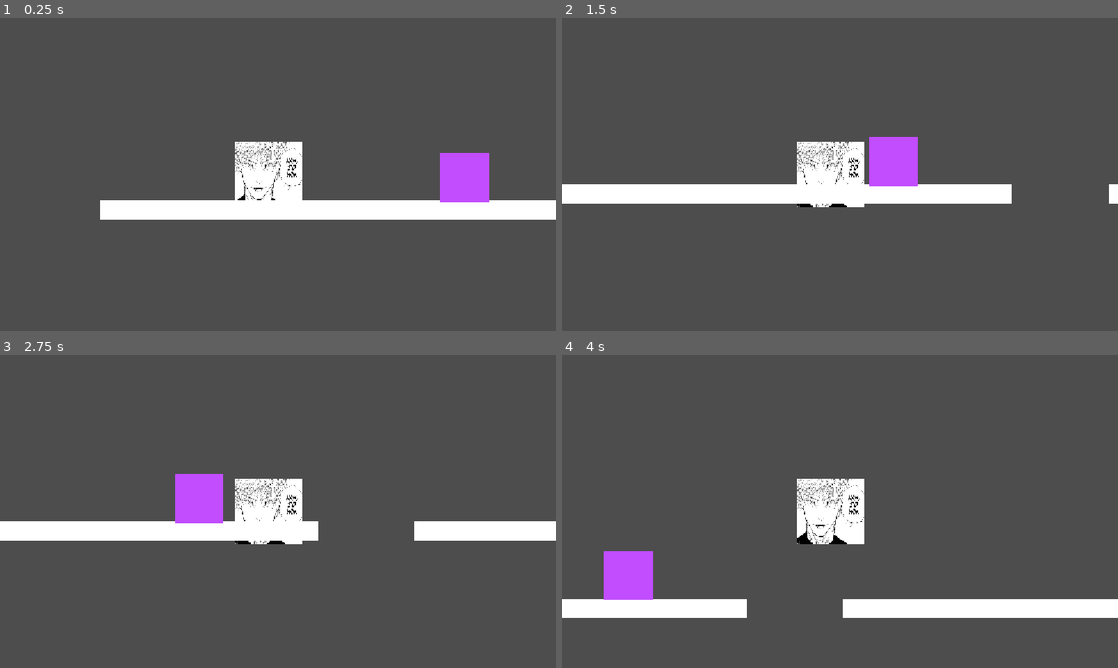
Above: before the commit, frames 1-4 (two rows, left to right).
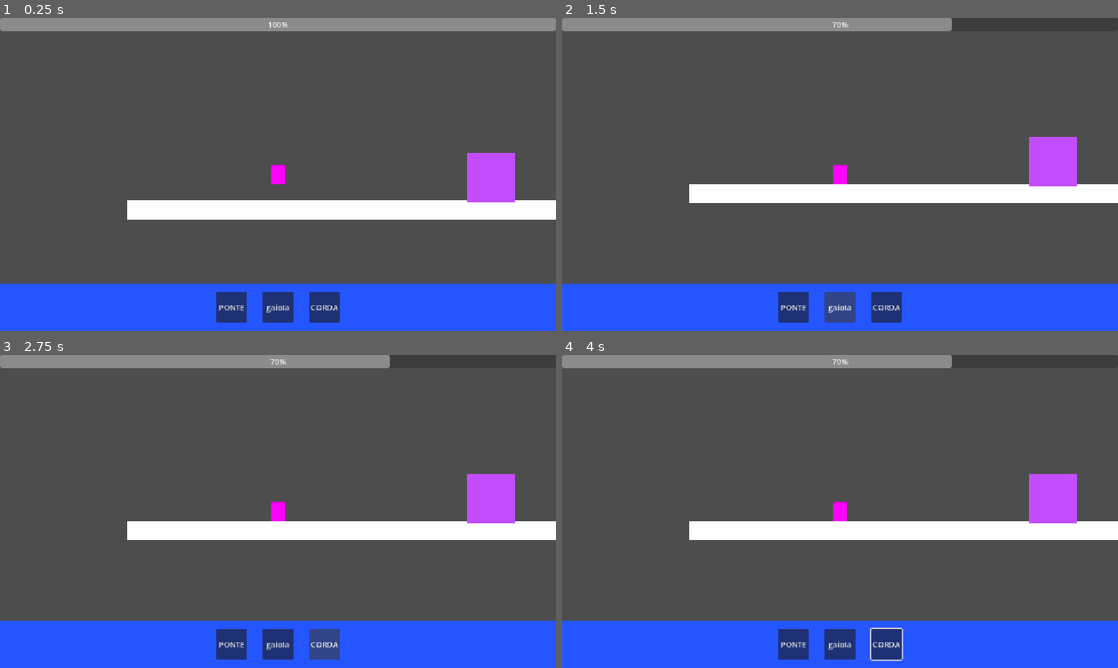
Above: after the commit, the same moments.

Repository: HericoSouza/ChamberEvoker
Game: Godot game, scene res://fase_1.tscn
Same seed, same stepped clock (60 frames per second), same inputs: the game is played once before the commit and once after it. Before the commit the project has no main scene; this scene is started directly in both runs.
Inputs (mouse positions are in pixels of both pictures, inside the frame that each line leads up to):
- Up to frame 1 (0.25 s): no input
- Up to frame 2 (1.5 s): click (795, 305) at 0.5 s, where only the run after the commit has a clickable "PONTE"; click (840, 305) at 1.25 s, where only the run after the commit has a clickable "gaiola"
- Up to frame 3 (2.75 s): click (322, 642) at 2 s, where only the run after the commit has a clickable "CORDA"
- Up to frame 4 (4 s): tap Enter (ui_accept) at 2.75 s; move the mouse to (962, 495) at 2.77 s; hold Right (ui_right) from 2.78 s (still down); tap 2 (invocar_corda) at 2.85 s; tap Space (pular) at 3.02, 3.32, 3.77 s; tap 3 (invocar_parede) at 3.05, 3.6 s; move the mouse to (728, 527) at 3.52 s; tap 1 (invocar_ponte) at 3.8 s

The runs differ from the first frame. In frame 1, 23% of the frame differs, in the area x 0-100%, y 0-100%; in frame 2, 25%; in frame 3, 25%; in frame 4, 32%.

Commit message:
Sistema de spawnar ponte na posição do mouse, ui e adição de controle do movimento do jogador

Diff:
--- a/esqueleto.tscn
+++ b/Esqueleto/esqueleto.tscn
@@ -1,6 +1,6 @@
 [gd_scene format=3 uid="uid://c8ptyh8bscwiw"]
 
-[ext_resource type="Script" uid="uid://dadu1t5ru6iyx" path="res://esqueleto.gd" id="1_fl07q"]
+[ext_resource type="Script" uid="uid://dadu1t5ru6iyx" path="res://Esqueleto/esqueleto.gd" id="1_fl07q"]
 
 [sub_resource type="RectangleShape2D" id="RectangleShape2D_7byxd"]
 size = Vector2(36, 54)
--- /dev/null
+++ b/Globals/globals.gd
@@ -0,0 +1,7 @@
+class_name Globals
+extends Node
+
+static var bridge = preload("res://Spawnables/ponte.tscn")
+
+static var skele_horde = preload("res://horda_esqueletos.tscn")
+static var wall = preload("res://parede_horda.tscn")
--- /dev/null
+++ b/Player/Player.tscn
@@ -0,0 +1,26 @@
+[gd_scene format=3 uid="uid://nxeqw4ay2vqx"]
+
+[ext_resource type="Script" uid="uid://xxd2dit63gn8" path="res://Player/mago.gd" id="1_q3lat"]
+[ext_resource type="PackedScene" uid="uid://b8mjmpx3yo0ti" path="res://Player/PlayerUI.tscn" id="3_tok1r"]
+
+[sub_resource type="PlaceholderTexture2D" id="PlaceholderTexture2D_sch1g"]
+size = Vector2(30, 40)
+
+[sub_resource type="RectangleShape2D" id="RectangleShape2D_7byxd"]
+size = Vector2(30, 40)
+
+[node name="Mago" type="CharacterBody2D" unique_id=718686967]
+script = ExtResource("1_q3lat")
+
+[node name="Camera2D" type="Camera2D" parent="." unique_id=1112705603]
+
+[node name="CanvasLayer" type="CanvasLayer" parent="Camera2D" unique_id=1893695061]
+
+[node name="PlayerUi" parent="Camera2D/CanvasLayer" unique_id=710461485 node_paths=PackedStringArray("player") instance=ExtResource("3_tok1r")]
+player = NodePath("../../..")
+
+[node name="Sprite2D" type="Sprite2D" parent="." unique_id=591884960]
+texture = SubResource("PlaceholderTexture2D_sch1g")
+
+[node name="CollisionShape2D" type="CollisionShape2D" parent="." unique_id=305724556]
+shape = SubResource("RectangleShape2D_7byxd")
--- /dev/null
+++ b/Player/PlayerUI.tscn
@@ -0,0 +1,62 @@
+[gd_scene format=3 uid="uid://b8mjmpx3yo0ti"]
+
+[ext_resource type="Script" uid="uid://djf8tq317tylk" path="res://Player/player_ui.gd" id="1_qbo8c"]
+
+[node name="PlayerUi" type="Control" unique_id=1923991655]
+layout_mode = 3
+anchors_preset = 15
+anchor_right = 1.0
+anchor_bottom = 1.0
+grow_horizontal = 2
+grow_vertical = 2
+script = ExtResource("1_qbo8c")
+
+[node name="ColorRect" type="ColorRect" parent="." unique_id=46303751]
+layout_mode = 1
+anchors_preset = -1
+anchor_top = 0.85
+anchor_right = 1.0
+anchor_bottom = 1.0
+grow_horizontal = 2
+grow_vertical = 0
+color = Color(0.14483374, 0.33165124, 1, 1)
+
+[node name="HBoxContainer" type="HBoxContainer" parent="ColorRect" unique_id=1018422723]
+layout_mode = 1
+anchors_preset = 15
+anchor_right = 1.0
+anchor_bottom = 1.0
+grow_horizontal = 2
+grow_vertical = 2
+theme_override_constants/separation = 32
+alignment = 1
+
+[node name="BridgeButton" type="Button" parent="ColorRect/HBoxContainer" unique_id=1333473448]
+custom_minimum_size = Vector2(64, 64)
+layout_mode = 2
+size_flags_vertical = 4
+text = "PONTE"
+
+[node name="CageButton" type="Button" parent="ColorRect/HBoxContainer" unique_id=1056256436]
+custom_minimum_size = Vector2(64, 64)
+layout_mode = 2
+size_flags_vertical = 4
+text = "gaiola"
+
+[node name="RopeButton" type="Button" parent="ColorRect/HBoxContainer" unique_id=1300869251]
+custom_minimum_size = Vector2(64, 64)
+layout_mode = 2
+size_flags_vertical = 4
+text = "CORDA"
+
+[node name="ManaBar" type="ProgressBar" parent="." unique_id=403347780]
+layout_mode = 1
+anchors_preset = 10
+anchor_right = 1.0
+offset_bottom = 27.0
+grow_horizontal = 2
+value = 100.0
+
+[connection signal="pressed" from="ColorRect/HBoxContainer/BridgeButton" to="." method="_on_bridge_button_pressed"]
+[connection signal="pressed" from="ColorRect/HBoxContainer/CageButton" to="." method="_on_cage_button_pressed"]
+[connection signal="pressed" from="ColorRect/HBoxContainer/RopeButton" to="." method="_on_rope_button_pressed"]
--- /dev/null
+++ b/Player/mago.gd
@@ -0,0 +1,91 @@
+class_name Player
+extends CharacterBody2D
+
+const VELOCIDADE = 220.0
+const GRAVIDADE = 980.0
+const VELOCIDADE_PULO = -1100.0
+const TEMPO_ATE_REINICIAR = 0.8
+
+var poco_atual: Area2D = null
+var pendurado_na_corda = false
+var altura_pendurado: float = 0.0
+var suporte_corda: Area2D = null
+
+@onready var ui = $PlayerUi
+var mana: float = 100
+var max_mana: float = 100
+var curr_selected_spawnable: spawnable = spawnable.NONE
+
+var bridge_cost: float = 30
+var rope_cost: float
+var cage_cost: float
+
+var bridge_scene: PackedScene = Globals.bridge
+var rope_scene: PackedScene
+var cage_scene: PackedScene
+
+enum spawnable {
+	BRIDGE,ROPE,CAGE,NONE
+}
+
+func _physics_process(delta: float) -> void:
+	handle_controls(delta)
+
+	if pendurado_na_corda:
+		velocity.y = 0.0
+		global_position.y = altura_pendurado
+	elif is_on_floor():
+		velocity.y = 0.0
+	else:
+		velocity.y += GRAVIDADE * delta
+	#me recordo de que era pra ele não poder pular então tirei a parte do pulo
+
+	move_and_slide()
+
+
+func iniciar_pendurado(altura: float, obstaculo: Area2D) -> void:
+	pendurado_na_corda = true
+	altura_pendurado = altura
+	suporte_corda = obstaculo
+	velocity.y = 0.0
+	global_position.y = altura_pendurado
+
+
+func liberar_corda() -> void:
+	pendurado_na_corda = false
+	suporte_corda = null
+	velocity.y = 0.0
+
+func falhar() -> void:
+
+	print("Falha! A fase será reiniciada.")
+
+	get_tree().reload_current_scene()
+
+func handle_controls(delta: float) -> void:
+	var dir := Input.get_axis("a","d")
+	if dir:
+		velocity.x = dir*VELOCIDADE
+	else:
+		velocity.x = move_toward(velocity.x, 0.0, VELOCIDADE)
+	if (Input.is_action_just_pressed("mouse1")):
+		handle_spawns()
+	if (Input.is_action_just_pressed("r")):
+		falhar()
+
+func handle_spawns() -> void:
+	match curr_selected_spawnable:
+		spawnable.NONE:
+			return
+		spawnable.BRIDGE:
+			if (bridge_cost <= mana):
+				mana -= bridge_cost
+				var s: StaticBody2D = bridge_scene.instantiate()
+				s.global_position = get_global_mouse_position()
+				add_sibling(s)
+				curr_selected_spawnable = spawnable.NONE
+		#fazer o mesmo pra esses 2
+		spawnable.ROPE:
+			pass
+		spawnable.CAGE:
+			pass
--- /dev/null
+++ b/Player/new_script.gd
@@ -0,0 +1,25 @@
+extends CharacterBody2D
+
+
+const SPEED = 300.0
+const JUMP_VELOCITY = -400.0
+
+
+func _physics_process(delta: float) -> void:
+	# Add the gravity.
+	if not is_on_floor():
+		velocity += get_gravity() * delta
+
+	# Handle jump.
+	if Input.is_action_just_pressed("ui_accept") and is_on_floor():
+		velocity.y = JUMP_VELOCITY
+
+	# Get the input direction and handle the movement/deceleration.
+	# As good practice, you should replace UI actions with custom gameplay actions.
+	var direction := Input.get_axis("ui_left", "ui_right")
+	if direction:
+		velocity.x = direction * SPEED
+	else:
+		velocity.x = move_toward(velocity.x, 0, SPEED)
+
+	move_and_slide()
--- /dev/null
+++ b/Player/player_ui.gd
@@ -0,0 +1,29 @@
+extends Control
+
+@onready var mana_bar: ProgressBar = $ManaBar
+@export var player: Player
+
+
+func _ready() -> void:
+	if (player):
+		mana_bar.max_value = player.max_mana
+
+# Called every frame. 'delta' is the elapsed time since the previous frame.
+func _process(delta: float) -> void:
+	if (player):
+		mana_bar.value = player.mana
+
+
+func _on_bridge_button_pressed() -> void:
+	if (player):
+		player.curr_selected_spawnable = Player.spawnable.BRIDGE
+
+
+func _on_cage_button_pressed() -> void:
+	if (player):
+		player.curr_selected_spawnable = Player.spawnable.CAGE
+
+
+func _on_rope_button_pressed() -> void:
+	if (player):
+		player.curr_selected_spawnable = Player.spawnable.ROPE
--- a/ponte.tscn
+++ b/Spawnables/ponte.tscn
@@ -7,6 +7,7 @@
 
 [node name="CollisionShape2D" type="CollisionShape2D" parent="." unique_id=2034619180]
 shape = SubResource("RectangleShape2D_7byxd")
+one_way_collision = true
 
 [node name="ColorRect" type="ColorRect" parent="." unique_id=2120817987]
 offset_left = -200.0
--- a/armadilha_esqueletos.gd
+++ b/armadilha_esqueletos.gd
@@ -1,7 +1,7 @@
 
 extends Area2D
 
-const HORDA_CENA = preload("res://horda_esqueletos.tscn")
+var HORDA_CENA = Globals.skele_horde
 
 @onready var ponto_spawn: Marker2D = $SpawnPoint
 
--- a/fase_1.tscn
+++ b/fase_1.tscn
@@ -1,32 +1,17 @@
 [gd_scene format=3 uid="uid://dq4mpfhbdod67"]
 
-[ext_resource type="Script" uid="uid://xxd2dit63gn8" path="res://mago.gd" id="1_5s2kv"]
-[ext_resource type="Texture2D" uid="uid://tr22rajiap7l" path="res://Captura de tela 2026-10-29 141339.png" id="2_urf38"]
+[ext_resource type="PackedScene" uid="uid://nxeqw4ay2vqx" path="res://Player/Player.tscn" id="1_ny45v"]
 [ext_resource type="PackedScene" uid="uid://biycl4ejfwwyi" path="res://poco_espinhos.tscn" id="4_ny45v"]
 [ext_resource type="PackedScene" uid="uid://cnaqjab1f1d6q" path="res://poco.tscn" id="4_tggv0"]
 [ext_resource type="PackedScene" uid="uid://bpse41lt7irfx" path="res://armadilha_esqueletos.tscn" id="5_tggv0"]
-
-[sub_resource type="RectangleShape2D" id="RectangleShape2D_7byxd"]
-size = Vector2(30, 40)
 
 [sub_resource type="RectangleShape2D" id="RectangleShape2D_mp616"]
 size = Vector2(1900, 40)
 
 [node name="Fase1" type="Node2D" unique_id=22809739]
 
-[node name="Mago" type="CharacterBody2D" parent="." unique_id=2011943716]
+[node name="Mago" parent="." unique_id=718686967 instance=ExtResource("1_ny45v")]
 position = Vector2(200, 410)
-script = ExtResource("1_5s2kv")
-
-[node name="Sprite2D" type="Sprite2D" parent="Mago" unique_id=2139748411]
-position = Vector2(-19.812498, 0)
-scale = Vector2(0.11684102, 0.15)
-texture = ExtResource("2_urf38")
-
-[node name="CollisionShape2D" type="CollisionShape2D" parent="Mago" unique_id=1322526250]
-shape = SubResource("RectangleShape2D_7byxd")
-
-[node name="Camera2D" type="Camera2D" parent="Mago/CollisionShape2D" unique_id=47519482]
 
 [node name="Chao" type="StaticBody2D" parent="." unique_id=1440101409]
 position = Vector2(387, 516)
--- a/horda_esqueletos.gd
+++ b/horda_esqueletos.gd
@@ -4,7 +4,7 @@
 const VELOCIDADE_HORDA = 100.0
 const DURACAO_EMERSAO = 0.45
 const ALTURA_EMERSAO = 55.0
-const PAREDE_CENA = preload("res://parede_horda.tscn")
+var parede_cena = Globals.wall
 
 var mago: CharacterBody2D = null
 var armadilha: Area2D = null
@@ -76,7 +76,7 @@
 
 	parede_invocada = true
 
-	parede_instanciada = PAREDE_CENA.instantiate()
+	parede_instanciada = parede_cena.instantiate()
 	parede_instanciada.position = Vector2(-42, 0)
 	add_child(parede_instanciada)
 
--- a/horda_esqueletos.tscn
+++ b/horda_esqueletos.tscn
@@ -1,7 +1,7 @@
 [gd_scene format=3 uid="uid://bb3ut8ffi8h6h"]
 
 [ext_resource type="Script" uid="uid://cfrscdm3mbnuw" path="res://horda_esqueletos.gd" id="1_nfd6l"]
-[ext_resource type="PackedScene" uid="uid://c8ptyh8bscwiw" path="res://esqueleto.tscn" id="2_n0s0n"]
+[ext_resource type="PackedScene" uid="uid://c8ptyh8bscwiw" path="res://Esqueleto/esqueleto.tscn" id="2_n0s0n"]
 
 [node name="HordaEsqueletos" type="Node2D" unique_id=1316900001]
 script = ExtResource("1_nfd6l")
--- a/mago.gd
+++ /dev/null
@@ -1,111 +0,0 @@
-
-extends CharacterBody2D
-
-const VELOCIDADE = 220.0
-const GRAVIDADE = 980.0
-const GRAVIDADE_SALTO = 3600.0
-const VELOCIDADE_PULO = -1100.0
-const LIMITE_QUEDA = 1000.0
-const TEMPO_ATE_REINICIAR = 0.8
-
-var poco_atual: Area2D = null
-var pendurado_na_corda = false
-var altura_pendurado: float = 0.0
-var suporte_corda: Area2D = null
-var em_falha = false
-var em_salto = false
-
-
-func _physics_process(delta: float) -> void:
-	if em_falha:
-		velocity.x = 0.0
-		velocity.y += GRAVIDADE * delta
-		move_and_slide()
-		return
-
-
-	if Input.is_action_just_pressed("invocar_parede"):
-		if is_instance_valid(poco_atual):
-			if poco_atual.has_method("invocar_parede"):
-				poco_atual.call("invocar_parede")
-			else:
-				invocar_errado()
-		else:
-			invocar_errado()
-
-
-	velocity.x = VELOCIDADE
-
-	if pendurado_na_corda:
-		velocity.y = 0.0
-		global_position.y = altura_pendurado
-		em_salto = false
-	elif is_on_floor():
-		velocity.y = 0.0
-		em_salto = false
-	else:
-		if em_salto:
-			velocity.y += GRAVIDADE_SALTO * delta
-		else:
-			velocity.y += GRAVIDADE * delta
-
-	if Input.is_action_just_pressed("pular"):
-		if is_on_floor() and not pendurado_na_corda:
-			velocity.y = VELOCIDADE_PULO
-			em_salto = true
-
-	if Input.is_action_just_pressed("invocar_ponte"):
-		if is_instance_valid(poco_atual):
-			if poco_atual.has_method("invocar_ponte"):
-				poco_atual.call("invocar_ponte")
-			else:
-				invocar_errado()
-		else:
-			invocar_errado()
-
-	if Input.is_action_just_pressed("invocar_corda"):
-		if is_instance_valid(poco_atual):
-			if poco_atual.has_method("invocar_corda"):
-				poco_atual.call("invocar_corda", self)
-			else:
-				invocar_errado()
-		else:
-			invocar_errado()
-
-	move_and_slide()
-
-	if global_position.y > LIMITE_QUEDA:
-		falhar()
-
-
-func iniciar_pendurado(altura: float, obstaculo: Area2D) -> void:
-	pendurado_na_corda = true
-	altura_pendurado = altura
-	suporte_corda = obstaculo
-	velocity.y = 0.0
-	em_salto = false
-	global_position.y = altura_pendurado
-
-
-func liberar_corda() -> void:
-	pendurado_na_corda = false
-	suporte_corda = null
-	velocity.y = 0.0
-
-
-func invocar_errado() -> void:
-	print("Nenhuma magia válida neste local.")
-
-
-func falhar() -> void:
-	if em_falha:
-		return
-
-	em_falha = true
-	velocity.x = 0.0
-
-	print("Falha! A fase será reiniciada.")
-
-	await get_tree().create_timer(TEMPO_ATE_REINICIAR).timeout
-
-	get_tree().reload_current_scene()
--- a/poco.gd
+++ b/poco.gd
@@ -13,7 +13,7 @@
 var estado_atual = Estado.ABERTO
 var tentativa_consumida = false
 
-var ponte_cena = preload("res://ponte.tscn")
+var ponte_cena = Globals.bridge
 var ponte_instanciada: StaticBody2D = null
 
 @onready var detector: Area2D = $Detector
--- a/project.godot
+++ b/project.godot
@@ -11,6 +11,7 @@
 [application]
 
 config/name="NecroEvaders"
+run/main_scene="uid://dq4mpfhbdod67"
 config/features=PackedStringArray("4.7", "Forward Plus")
 config/icon="res://icon.svg"
 
@@ -41,6 +42,26 @@
 "events": [Object(InputEventKey,"resource_local_to_scene":false,"resource_name":"","device":-1,"window_id":0,"alt_press …(191 unchanged characters)…
 ]
 }
+mouse1={
+"deadzone": 0.2,
+"events": [Object(InputEventMouseButton,"resource_local_to_scene":false,"resource_name":"","device":-1,"window_id":0,"alt_pressed":false,"shift_pressed":false,"ctrl_pressed":false,"meta_pressed":false,"button_mask":1,"position":Vector2(159, 19),"global_position":Vector2(168, 67),"factor":1.0,"button_index":1,"canceled":false,"pressed":true,"double_click":false,"script":null)
+]
+}
+r={
+"deadzone": 0.2,
+"events": [Object(InputEventKey,"resource_local_to_scene":false,"resource_name":"","device":-1,"window_id":0,"alt_pressed":false,"shift_pressed":false,"ctrl_pressed":false,"meta_pressed":false,"pressed":false,"keycode":0,"physical_keycode":82,"key_label":0,"unicode":114,"location":0,"echo":false,"script":null)
+]
+}
+a={
+"deadzone": 0.2,
+"events": [Object(InputEventKey,"resource_local_to_scene":false,"resource_name":"","device":-1,"window_id":0,"alt_pressed":false,"shift_pressed":false,"ctrl_pressed":false,"meta_pressed":false,"pressed":false,"keycode":0,"physical_keycode":65,"key_label":0,"unicode":97,"location":0,"echo":false,"script":null)
+]
+}
+d={
+"deadzone": 0.2,
+"events": [Object(InputEventKey,"resource_local_to_scene":false,"resource_name":"","device":-1,"window_id":0,"alt_pressed":false,"shift_pressed":false,"ctrl_pressed":false,"meta_pressed":false,"pressed":false,"keycode":0,"physical_keycode":68,"key_label":0,"unicode":100,"location":0,"echo":false,"script":null)
+]
+}
 
 [physics]
 
Binary file removed: Captura de tela 2026-10-29 115501.png
Not shown, removed: Captura de tela 2026-10-29 115501.png.import
Binary file removed: Captura de tela 2026-10-29 141339.png
Not shown, removed: Captura de tela 2026-10-29 141339.png.import
Renamed: esqueleto.gd -> Esqueleto/esqueleto.gd
Renamed: esqueleto.gd.uid -> Esqueleto/esqueleto.gd.uid
Not shown, added: Globals/globals.gd.uid
Renamed: mago.gd.uid -> Player/mago.gd.uid
Not shown, added: Player/new_script.gd.uid
Not shown, added: Player/player_ui.gd.uid
